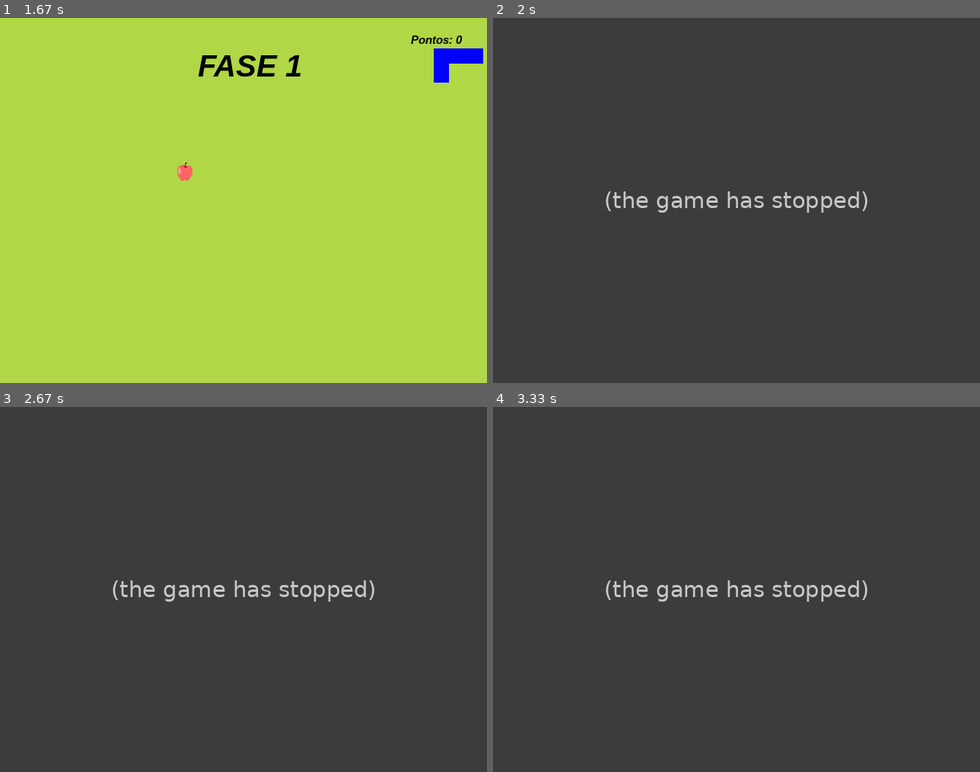
Above: before the commit, frames 1-4 (two rows, left to right).
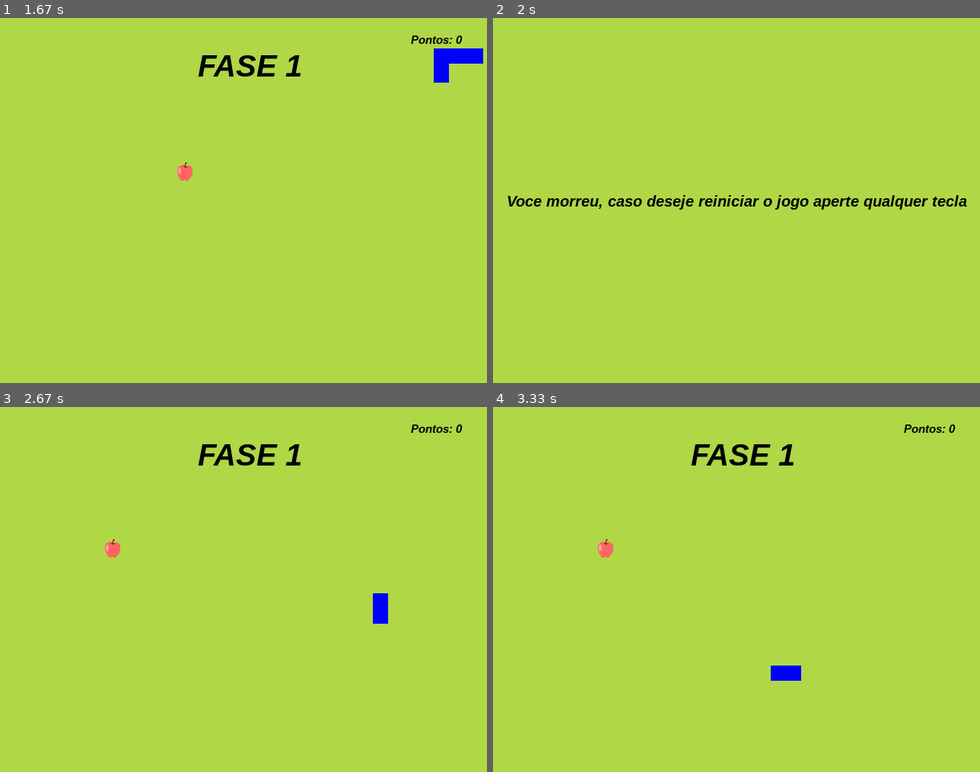
Above: after the commit, the same moments.

Repository: mateusblm/snake-game-pygame
Game: pygame game, started from snake.py
Two runs of this game, one before a commit and one after it. Both use one fixed random seed, a clock stepped at 60 frames per second and the inputs below.
Inputs:
- Up to frame 1 (1.67 s): tap W at 0.33 s; hold Right 0.67-1.13 s; hold Up 1.17-1.47 s; hold Right from 1.5 s (still down)
- Up to frame 2 (2 s): release Right at 1.97 s
- Up to frame 3 (2.67 s): hold Left 2-2.53 s; hold Down from 2.57 s (still down)
- Up to frame 4 (3.33 s): release Down at 2.87 s; hold Left 2.9-3.3 s

Frame 1 is identical in both runs. In frame 2, 100% of the frame differs, in the area x 0-100%, y 0-100%; in frame 3, 100%; in frame 4, 100%.
Error before the commit: NameError: name 'Truea' is not defined (snake.py line 179); the game stopped at 1.75 s (later frames are placeholders)

Commit message:
Adicionando condição de vitória e arrumando bug

Diff:
--- a/snake.py
+++ b/snake.py
@@ -176,7 +176,7 @@
     lista_cobra.append(copy.deepcopy(lista_cabeca))
     # Colisão com a parede
     if x_cobra > largura:
-        morte = Truea
+        morte = True
     if x_cobra < 0:
         morte = True
     if y_cobra < 0:
